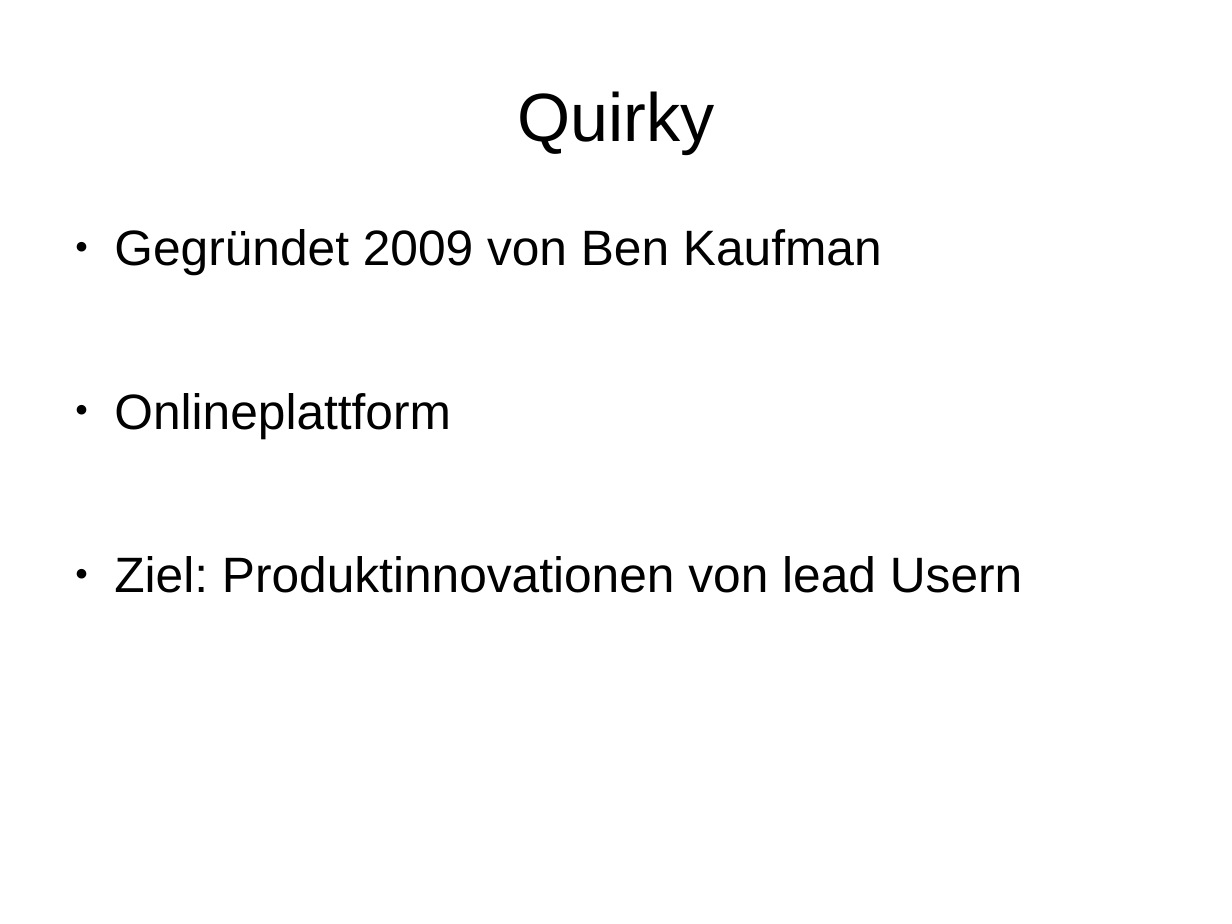
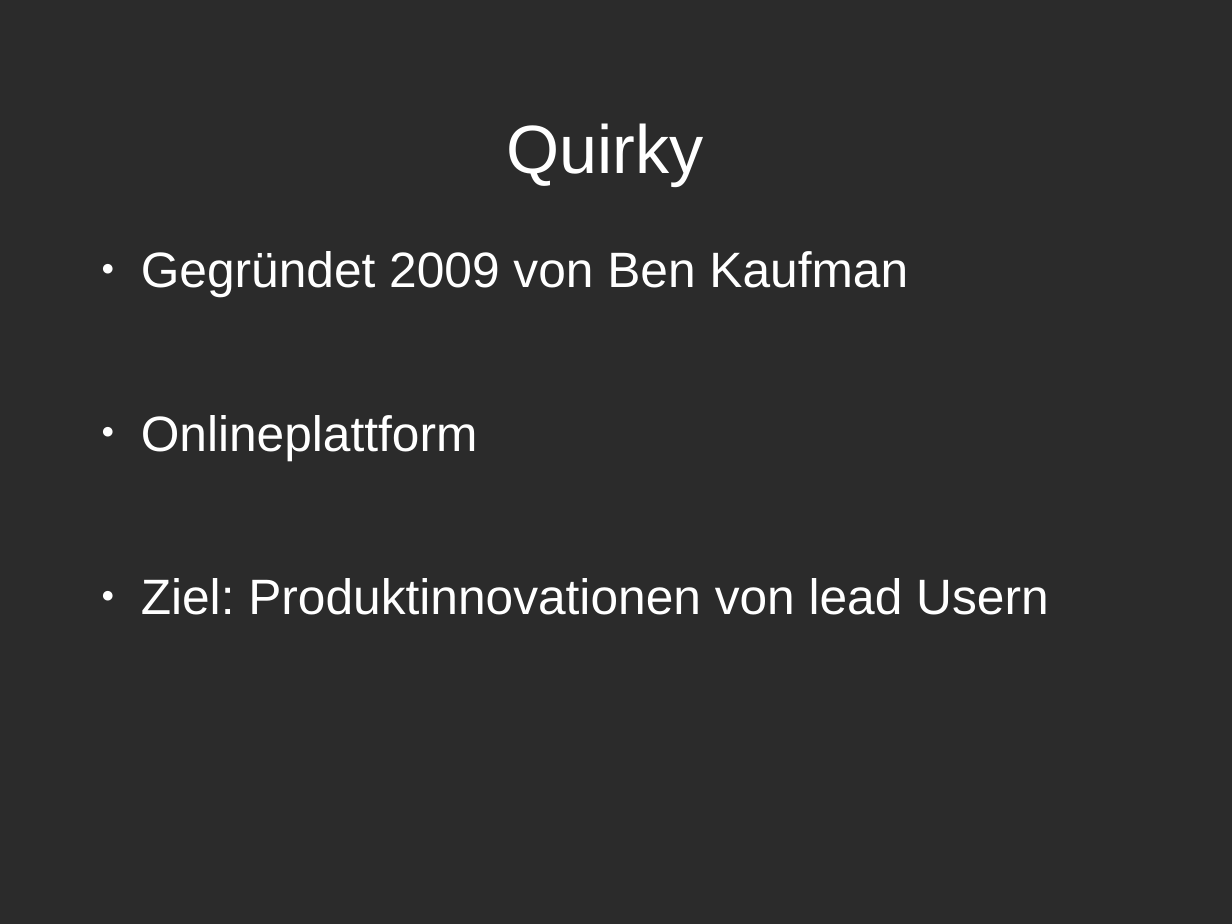
Before and after one commit to Anton1718/IMM_SocialMediaInADevelopmentProcess4711, a slide deck: slide 9 of Folien-Co-Creation.odp. Drawn at 1232x924 pixels with LibreOffice and Linux fonts; fonts in the diff are those of the drawing; background and template pictures are left out; a plain dark background stands for a picture behind light text. Boxes give left, top, right and bottom in pixels: in the first picture for what was removed or moved away, otherwise in the second. Text is boxed around its words. In the diff, an @@ line names an element or a change of style, - is before the commit and + after.

```diff
--- a/Folien-Co-Creation.odp
+++ b/Folien-Co-Creation.odp
@@ background #FFFFFF to picture (left out) @@
@@ title "Quirky": place and size @@
-title "Quirky" at bbox=[517, 91, 714, 153]
+title "Quirky" at bbox=[506, 123, 703, 186]
@@ title "Quirky" at bbox=[506, 123, 703, 186]: text colour #000000 to #FFFFFF @@
@@ text "Gegründet 2009 von Ben Kaufman": place and size @@
-text "Gegründet 2009 von Ben Kaufman" at bbox=[114, 229, 1022, 593]
+text "Gegründet 2009 von Ben Kaufman" at bbox=[141, 251, 1048, 615]
@@ text "Gegründet 2009 von Ben Kaufman" at bbox=[141, 251, 1048, 615]: text colour #000000 to #FFFFFF; bullet colour #000000 to #FFFFFF @@
```
Also in this commit, not shown: 14 other slides changed, 1 slide added, 1 other file.
